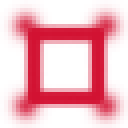
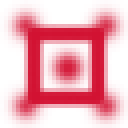
Two versions of the same layered image (128×128). Layer-by-layer changes:
added layer "trail" above "Layer 2" over [40, 40, 92, 92]
